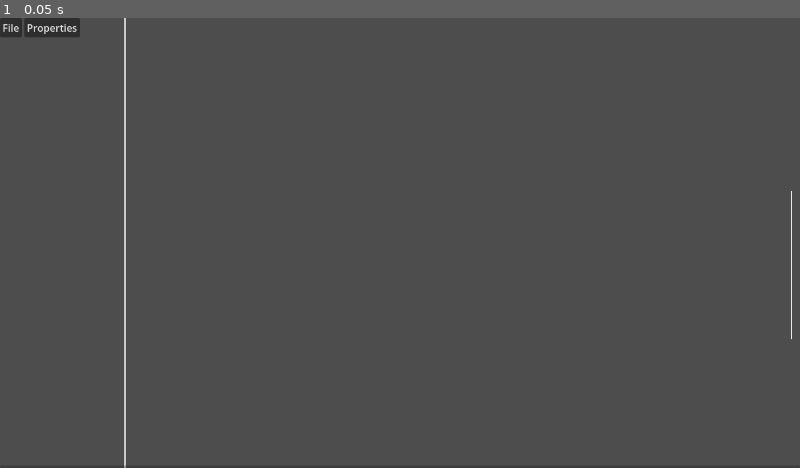
Above: before the commit, frame 1.
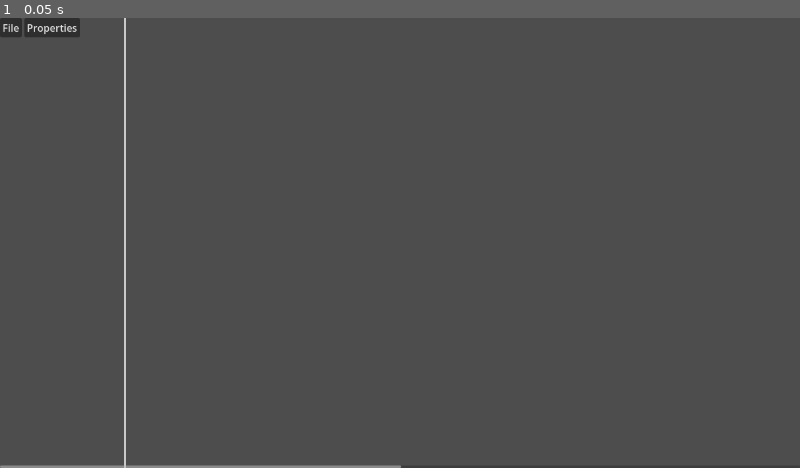
Above: after the commit, the same moment.

Repository: daredevil28/DemonForge
Game: Godot game, scene res://Assets/Scenes/game_scene.tscn
The game is run twice, just before and just after one commit, with the same random seed, the same clock (stepped at 60 frames per second) and the same inputs. Sound files missing from this copy of the repository are replaced by a short silence.
Inputs:
- Up to frame 1 (0.05 s): no input

The runs differ from the first frame. In frame 1, 0.4% of the frame differs, in the area x 0-99%, y 38-100%.

Commit message:
If no audio is specified, will use last note in array for length

Diff:
--- a/Assets/Scripts/game_manager.gd
+++ b/Assets/Scripts/game_manager.gd
@@ -31,7 +31,10 @@
 		if(audio_player.stream != null):
 			return audio_player.stream.get_length()
 		else:
-			return 60.0
+			return audio_length
+	set(value):
+		if(audio_player.stream == null):
+			audio_length = value
 
 #Automatically move the notes whenever we play the position
 var current_pos : float = 0 :
--- a/Assets/Scripts/note_manager.gd
+++ b/Assets/Scripts/note_manager.gd
@@ -31,6 +31,7 @@
 		reset_note_y(instance, note["color"])
 		note_nodes.append(instance)
 	GameManager.current_pos = 0
+	GameManager.audio_length = note_nodes.back().time
 
 func reset_note_location() -> void:
 	for i : Node2D in note_nodes:
